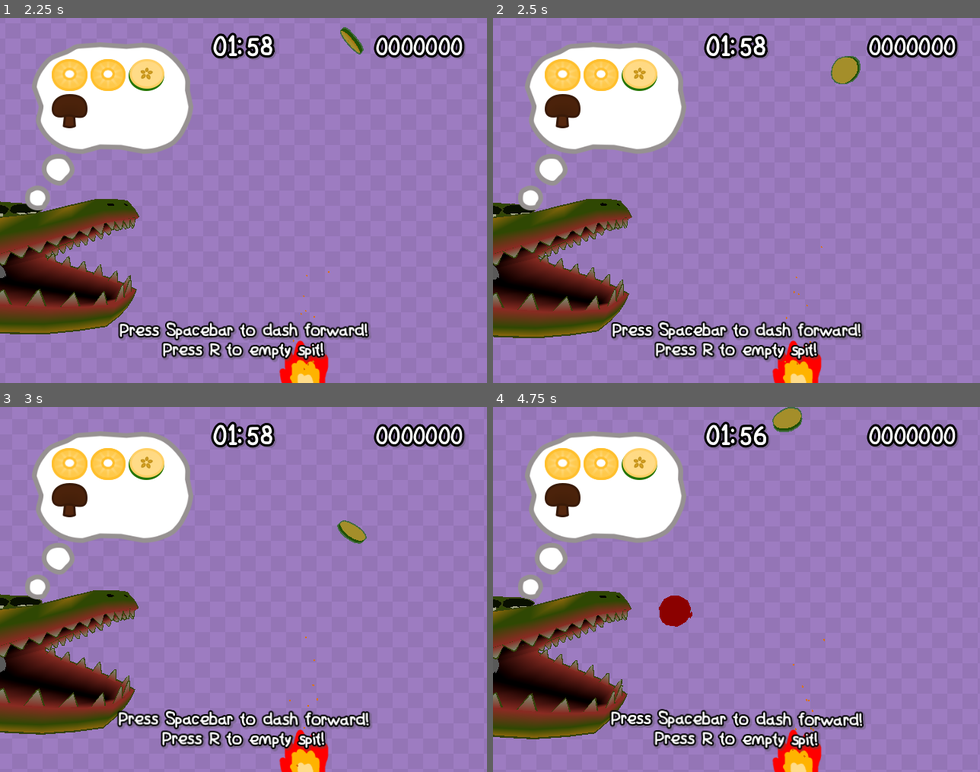
Above: before the commit, frames 1-4 (two rows, left to right).
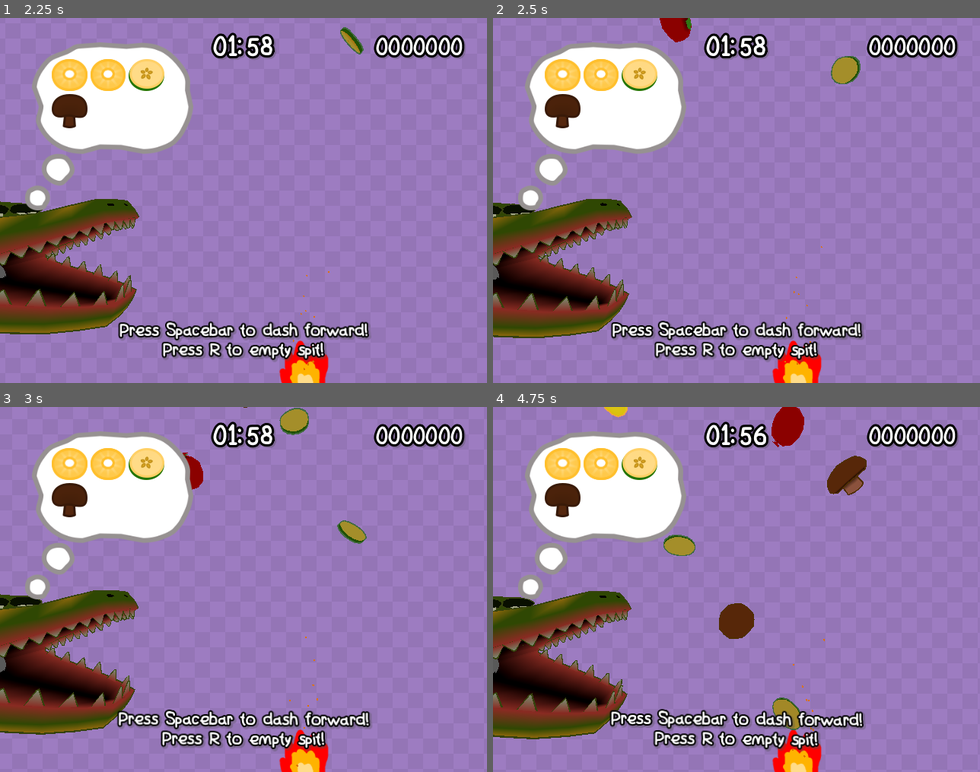
Above: after the commit, the same moments.

Repository: MartinLeGrand/AGES2026GameJam
Game: Godot game, scene res://Project/Maps/GameScene.tscn
Same seed, same stepped clock (60 frames per second), same inputs: the game is played once before the commit and once after it. This scene is started directly instead of the project's main scene. The engine's default icon, where the game draws it, is replaced by a stand-in: a white triangle on a blue panel in a dark square.
Inputs:
- Up to frame 1 (2.25 s): tap Space (dash) at 0.5, 0.6, 1.25, 2, 2.1 s; hold Right (ui_right) 0.53-1.28 s; hold Left (ui_left) 1.28-2.03 s; tap R (empty_spit) at 1.35 s; hold Right (ui_right) from 2.03 s (still down)
- Up to frame 2 (2.5 s): keep holding Right (ui_right)
- Up to frame 3 (3 s): keep holding Right (ui_right); tap Space (dash) at 2.75 s; tap R (empty_spit) at 2.85 s
- Up to frame 4 (4.75 s): tap Space (dash) at 3.5, 3.6, 4.25 s; release Right (ui_right) at 3.53 s; hold Left (ui_left) from 3.53 s (still down); tap R (empty_spit) at 4.35 s

Frame 1 is identical in both runs. In frame 2, 0.3% of the frame differs, in the area x 34-41%, y 0-7%; in frame 3, 0.6%; in frame 4, 2.9%, in the area x 22-77%, y 0-89%.

Commit message:
timer and ye

Diff:
--- /dev/null
+++ b/EskilsTest/EskilsTest2D.tscn
@@ -0,0 +1,14 @@
+[gd_scene format=3 uid="uid://ca6f74d24n85f"]
+
+[ext_resource type="PackedScene" uid="uid://bsxikgq1yxyk3" path="res://Old2D/Spawner2D/Spawner2d.tscn" id="1_i5ofh"]
+[ext_resource type="PackedScene" uid="uid://b5gnkyegdvdgc" path="res://Old2D/Food2D/AllFoods2d/TestTomato2d.tscn" id="2_v32ag"]
+[ext_resource type="PackedScene" uid="uid://bpp2prij06o3" path="res://Old2D/Spear2D/Spear2D.tscn" id="3_v32ag"]
+
+[node name="EskilsTest" type="Node2D" unique_id=953528768]
+
+[node name="Spawner" parent="." unique_id=1272656414 instance=ExtResource("1_i5ofh")]
+position = Vector2(47, 5)
+obj_to_spawn = Array[PackedScene]([ExtResource("2_v32ag")])
+
+[node name="Spear" parent="." unique_id=360956784 instance=ExtResource("3_v32ag")]
+position = Vector2(321, 207)
--- a/EskilsTest/EskilsTest3D.tscn
+++ b/EskilsTest/EskilsTest3D.tscn
@@ -1,26 +1,28 @@
 [gd_scene format=3 uid="uid://b6dr524q5n8oo"]
 
 [ext_resource type="PackedScene" uid="uid://b228nggyl5wud" path="res://Project/GameObjects/Spawner/Spawner.tscn" id="1_8a214"]
+[ext_resource type="Script" uid="uid://crroxg6q5ov43" path="res://Project/Scripts/shaker.gd" id="1_xa0ko"]
 [ext_resource type="PackedScene" uid="uid://clta7w2jsxbq4" path="res://Project/GameObjects/Spit/Spit.tscn" id="2_4pw7l"]
 [ext_resource type="PackedScene" uid="uid://dr6dff44m6wmu" path="res://Project/GameObjects/Fire/Fire.tscn" id="3_yvps1"]
-[ext_resource type="AudioStream" uid="uid://drwvhb2grpkqs" path="res://Project/Audio/Music/placeholder_goofy_ah_music.wav" id="4_e6dk0"]
+[ext_resource type="PackedScene" uid="uid://jhui4717qmye" path="res://Project/GameObjects/Collector/Collector.tscn" id="5_rsmbn"]
 
 [node name="EskilsTest3d" type="Node3D" unique_id=2089918958]
 
 [node name="Camera3D" type="Camera3D" parent="." unique_id=1540585718]
+process_mode = 3
 transform = Transform3D(1, 0, 0, 0, 1, 0, 0, 0, 1, 4.7792206, 0, 15.6774)
+script = ExtResource("1_xa0ko")
 
 [node name="Spawner" parent="." unique_id=1467685239 instance=ExtResource("1_8a214")]
-
-[node name="Spear" parent="." unique_id=1700181818 instance=ExtResource("2_4pw7l")]
-transform = Transform3D(1, 0, 0, 0, 1, 0, 0, 0, 1, 8.456499, -8.3254795, 0)
-collision_mask = 0
-max_speed = 30.0
-max_move_x = 20.0
+transform = Transform3D(1, 0, 0, 0, 1, 0, 0, 0, 1, 4.2610745, 0, 0)
 
 [node name="Fire" parent="." unique_id=88479697 instance=ExtResource("3_yvps1")]
 transform = Transform3D(1, 0, 0, 0, 1, 0, 0, 0, 1, 4.215246, -9.985636, 0)
 
-[node name="AudioStreamPlayer3D" type="AudioStreamPlayer3D" parent="." unique_id=1835584803]
-stream = ExtResource("4_e6dk0")
-autoplay = true
+[node name="Collector" parent="." unique_id=1923489956 instance=ExtResource("5_rsmbn")]
+transform = Transform3D(-4.371139e-08, 0, -1, 0, 1, 0, 1, 0, -4.371139e-08, -8.420803, -7.667943, 0)
+
+[node name="Spit" parent="." unique_id=1700181818 instance=ExtResource("2_4pw7l")]
+transform = Transform3D(1, 0, 0, 0, 1, 0, 0, 0, 1, 3.8216085, -8.4289055, 0)
+brake_force = 10.0
+max_move_x = 14.0
--- a/Project/Globals/GameManager/game_manager.gd
+++ b/Project/Globals/GameManager/game_manager.gd
@@ -41,7 +41,7 @@
 @export var review_mult: float = 1.25 ## Food_new_value = Food_base_value * (review_score * review_mult)
 
 ## Once player feeds the croc it'll eat everything on the spit, then create a new order.
-@export var time_to_feed: float = 0.3 ## Grace period until new order, once feed has started
+@export var time_to_feed: float = 0.4 ## Grace period until new order, once feed has started
 @export var feed_combo: int = 0: ## Multiplied to score when final food is eaten. +1 When feeding correct food, else set to zero
 	set(value):
 		feed_combo = value
--- a/Project/Maps/GameScene.tscn
+++ b/Project/Maps/GameScene.tscn
@@ -270,7 +270,7 @@
 
 [node name="Spawner" parent="." unique_id=1467685239 instance=ExtResource("2_wot6h")]
 transform = Transform3D(1, 0, 0, 0, 1, 0, 0, 0, 1, 0, 10, -5)
-spawn_time = 1.3
+spawn_time = 0.4
 
 [node name="Spear" parent="." unique_id=1700181818 instance=ExtResource("3_d62tq")]
 transform = Transform3D(1, 0, 0, 0, 1, 0, 0, 0, 1, -0.72889566, -3.8391643, -5)
